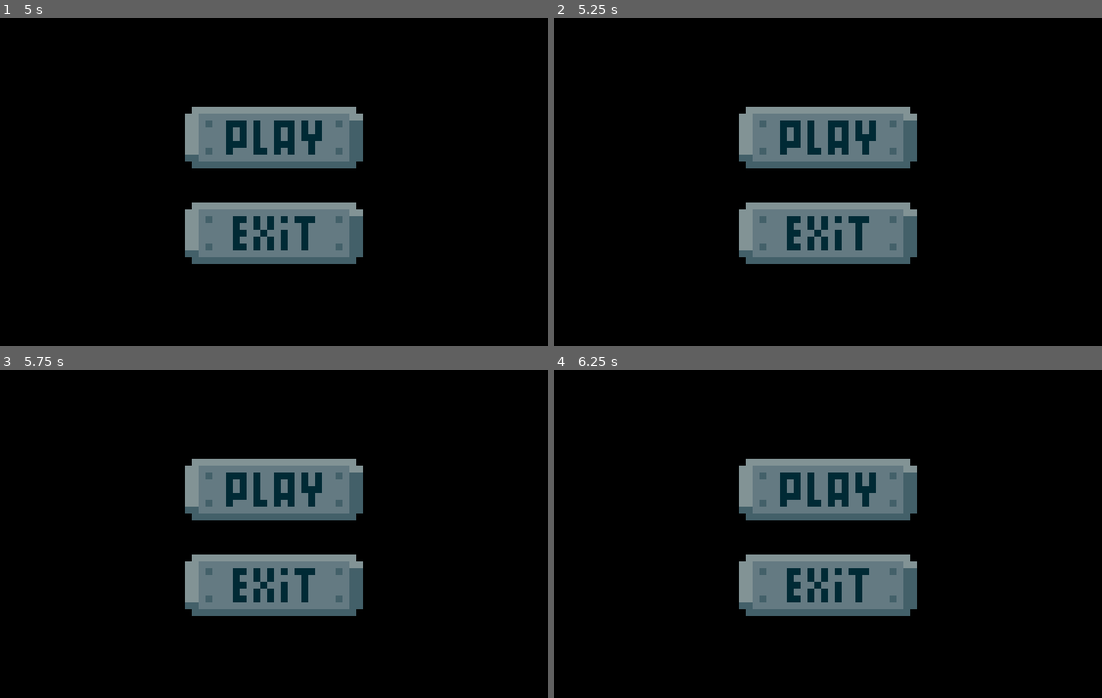
Above: before the commit, frames 1-4 (two rows, left to right).
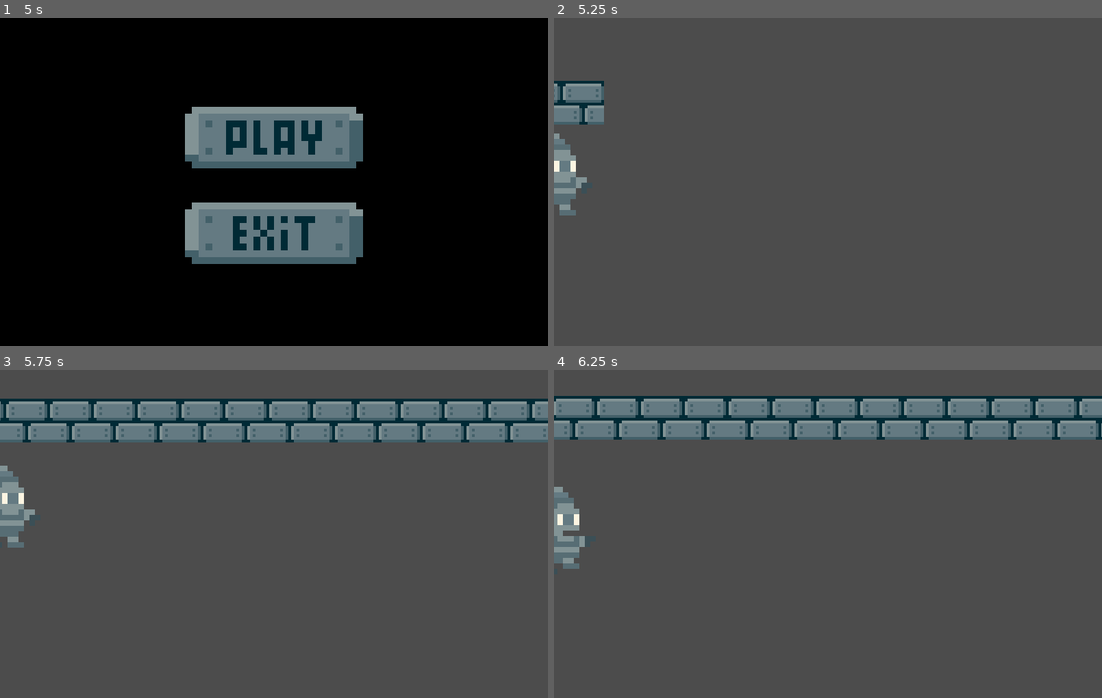
Above: after the commit, the same moments.

Repository: MatiasVME/Knight-of-the-screw
Game: Godot game, scene res://Game/MainScreens/Splash.tscn
Two runs of this game, one before a commit and one after it. Both use one fixed random seed, a clock stepped at 60 frames per second and the inputs below.
Inputs (mouse positions are in pixels of both pictures, inside the frame that each line leads up to):
- Up to frame 1 (5 s): hold Right (ui_right) 0.53-2.03 s; tap Space (jump) at 0.77, 1.52, 2, 3.02, 3.77, 4.52 s; tap Enter at 1.25, 4.25 s; hold Down (ui_down) 2.03-2.78 s; hold Right (ui_right) 2.78-4.28 s
- Up to frame 2 (5.25 s): click (828, 132) at 5 s
- Up to frame 3 (5.75 s): no input
- Up to frame 4 (6.25 s): click (828, 484) at 5.77 s

Frame 1 is identical in both runs. In frame 2, 100% of the frame differs, in the area x 0-100%, y 0-100%; in frame 3, 100%; in frame 4, 100%.

Commit message:
ahora los botones del menu funcionan

Diff:
--- a/Game/Levels/Level1-v2.gd
+++ b/Game/Levels/Level1-v2.gd
@@ -26,7 +26,7 @@
 #	var ins_enemy_objects = rec_enemy_object.instance()
 #	ins_enemy_objects.global_position.x = camera.global_position.x
 
-	camera.add_child(ins_enemy_objects)
+#	camera.add_child(ins_enemy_objects)
 	player.add_child(camera)
 	add_child(player)
 
--- a/Game/Levels/Level1-v2.tscn
+++ b/Game/Levels/Level1-v2.tscn
@@ -2,6 +2,6 @@
 
 [ext_resource path="res://Game/Levels/Level1-v2.gd" type="Script" id=1]
 
-[node name="Level1-v2" type="Node2D" index="0"]
+[node name="Level1-v2" type="Node2D"]
 
 script = ExtResource( 1 )
--- /dev/null
+++ b/Game/MainScreens/Menu.gd
@@ -0,0 +1,10 @@
+extends Node
+
+func _ready():
+	pass
+
+func _on_Play_pressed():
+	get_tree().change_scene("res://Game/Levels/Level1-v2.tscn")
+
+func _on_Exit_pressed():
+	get_tree().quit()
--- a/Game/MainScreens/Menu.tscn
+++ b/Game/MainScreens/Menu.tscn
@@ -1,9 +1,12 @@
-[gd_scene load_steps=3 format=2]
+[gd_scene load_steps=4 format=2]
 
-[ext_resource path="res://Game/MainScreens/Menu/play.png" type="Texture" id=1]
-[ext_resource path="res://Game/MainScreens/Menu/exit.png" type="Texture" id=2]
+[ext_resource path="res://Game/MainScreens/Menu.gd" type="Script" id=1]
+[ext_resource path="res://Game/MainScreens/Menu/play.png" type="Texture" id=2]
+[ext_resource path="res://Game/MainScreens/Menu/exit.png" type="Texture" id=3]
 
 [node name="Menu" type="Node" index="0"]
+
+script = ExtResource( 1 )
 
 [node name="ColorRect" type="ColorRect" parent="." index="0"]
 
@@ -65,5 +68,9 @@
 enabled_focus_mode = 2
 shortcut = null
 group = null
-texture_normal = ExtResource( 2 )
+texture_normal = ExtResource( 3 )
 _sections_unfolded = [ "Rect", "Textures" ]
+
+[connection signal="pressed" from="Play" to="." method="_on_Play_pressed"]
+
+[connection signal="pressed" from="Exit" to="." method="_on_Exit_pressed"]
Not shown: 1 places in Game/MainScreens/Menu.tscn that only renumber resources
